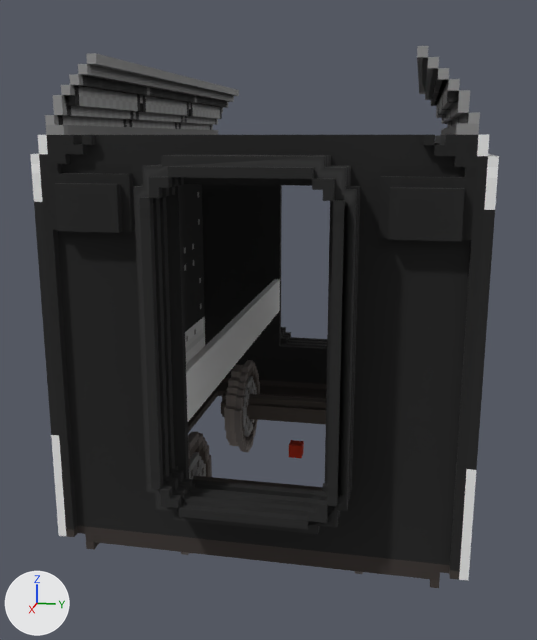
The OBJ model assets/immersiverailroading/models/rolling_stock/locomotives/gtw526-7_re3/gtw526-7_re3.obj as it was, and as the next commit left it.
Both versions are drawn from a 50 mm lens placed at (6.61, 1.05, 3.36), pointed at (0.09, -0.25, 1.73). The axes (+X, +Y, +Z) are drawn at lower left. The lights are the same throughout. Where no turn or scale is listed for an object, it has been applied to the vertices. Vertices at the same position are counted once.

Names of what the first picture shows: 'FRAME_1', 'FRAME_WHEEL_1', 'FRAME_WHEEL_2', 'INTERIOR_LCG_il_LINVERT'.
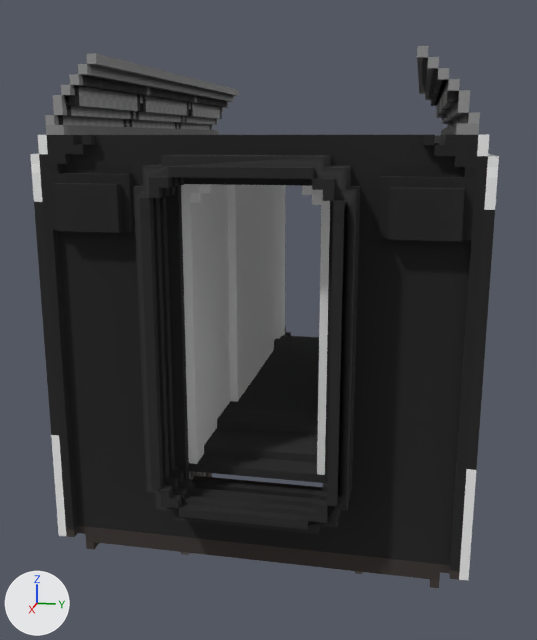
Pixel boxes [x1, y1, x2, y2] of what changed, in the pictures (537 x 640 px):
'INTERIOR_LCG_il_LINVERT', reshaped
    before: [186, 279, 280, 422]
    after: [181, 184, 330, 483]
'FRAME_WHEEL_2', unchanged, covered by the edit
    before: [221, 360, 326, 452]

Patch to the scene script:
```diff
--- a/assets/immersiverailroading/models/rolling_stock/locomotives/gtw526-7_re3/gtw526-7_re3.obj.py
+++ b/assets/immersiverailroading/models/rolling_stock/locomotives/gtw526-7_re3/gtw526-7_re3.obj.py
@@ me_interior_lcg_il_linvert @@
 # used by ob_interior_lcg_il_linvert; location = (0.0, 0.0, 0.0)
-me_interior_lcg_il_linvert.from_pydata(...)  # 16 vertices, 24 faces; spans x -1.81..1.81, y -0.56..0.56, z 1.38..1.75
+me_interior_lcg_il_linvert.from_pydata(...)  # 156 vertices, 312 faces; spans x -1.81..1.81, y -0.5..0.5, z 1.0..3.25
+# me_interior_lcg_il_linvert part 1: the whole mesh is rebuilt
 me_interior_lcg_il_linvert.materials.append(mat_texture)
```
